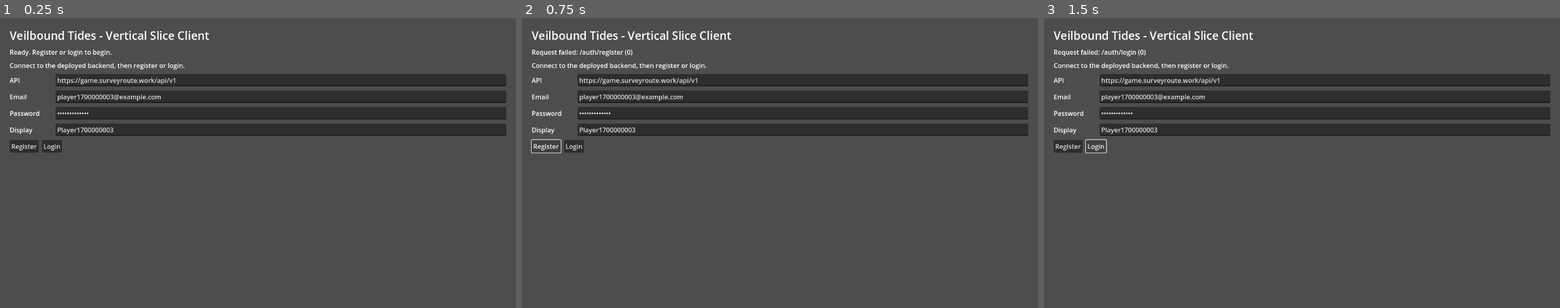
Above: before the commit, frames 1-3 (left to right).
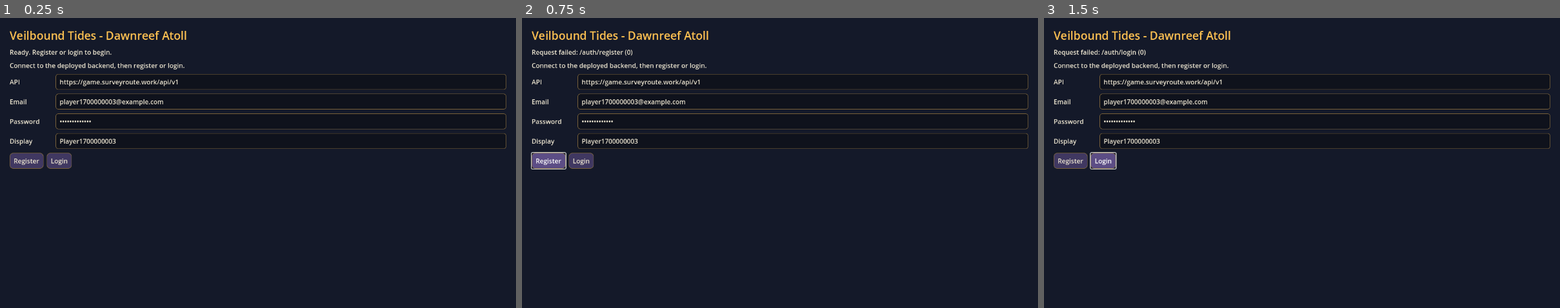
Above: after the commit, the same moments.

Repository: Fineyew/GameTesting
Game: Godot game, scene res://scenes/vertical_slice_client.tscn
Same seed, same stepped clock (60 frames per second), same inputs: the game is played once before the commit and once after it.
Inputs:
- Up to frame 1 (0.25 s): no input
- Up to frame 2 (0.75 s): click "Register" at 0.5 s
- Up to frame 3 (1.5 s): click "Login" at 1.25 s

The runs differ from the first frame. In frame 1, 98% of the frame differs, in the area x 0-100%, y 0-100%; in frame 2, 98%; in frame 3, 98%.

Commit message:
Improve Godot vertical slice visual style
Co-authored-by: Daniel <Fineyew@users.noreply.github.com>

Diff:
--- a/godot_project/scripts/ui/vertical_slice_client.gd
+++ b/godot_project/scripts/ui/vertical_slice_client.gd
@@ -11,6 +11,13 @@
 const INTERACTION_RANGE := 1.5
 const NPC_POSITION := Vector3(-3, 0.5, -1.6)
 const ENEMY_POSITION := Vector3(3, 0.5, -1.8)
+const COLOR_BG := Color(0.08, 0.10, 0.16)
+const COLOR_PANEL := Color(0.12, 0.14, 0.22, 0.94)
+const COLOR_PANEL_ACCENT := Color(0.21, 0.18, 0.32, 0.96)
+const COLOR_GOLD := Color(1.0, 0.76, 0.32)
+const COLOR_TEXT := Color(0.93, 0.90, 0.82)
+const COLOR_BUTTON := Color(0.25, 0.22, 0.38)
+const COLOR_BUTTON_HOVER := Color(0.36, 0.30, 0.52)
 
 var account := {}
 var character := {}
@@ -59,6 +66,11 @@
 
 
 func _build_ui() -> void:
+    var background := ColorRect.new()
+    background.color = COLOR_BG
+    background.set_anchors_preset(Control.PRESET_FULL_RECT)
+    add_child(background)
+
     root = VBoxContainer.new()
     root.set_anchors_preset(Control.PRESET_FULL_RECT)
     root.offset_left = 24
@@ -69,12 +81,14 @@
     add_child(root)
 
     var title := Label.new()
-    title.text = "Veilbound Tides - Vertical Slice Client"
+    title.text = "Veilbound Tides - Dawnreef Atoll"
     title.add_theme_font_size_override("font_size", 28)
+    title.add_theme_color_override("font_color", COLOR_GOLD)
     root.add_child(title)
 
     status_label = Label.new()
     status_label.autowrap_mode = TextServer.AUTOWRAP_WORD_SMART
+    status_label.add_theme_color_override("font_color", COLOR_TEXT)
     root.add_child(status_label)
 
     _build_auth_screen()
@@ -90,6 +104,7 @@
 
     var description := Label.new()
     description.text = "Connect to the deployed backend, then register or login."
+    description.add_theme_color_override("font_color", COLOR_TEXT)
     auth_screen.add_child(description)
 
     api_url_input = _line_edit(DEFAULT_API_URL, "API base URL")
@@ -118,6 +133,7 @@
 
     var description := Label.new()
     description.text = "Create the first playable character for this account."
+    description.add_theme_color_override("font_color", COLOR_TEXT)
     character_screen.add_child(description)
 
     character_name_input = _line_edit("Ari%s" % Time.get_unix_time_from_system(), "Character name")
@@ -138,6 +154,7 @@
     viewport_container.stretch = true
     viewport_container.size_flags_horizontal = Control.SIZE_EXPAND_FILL
     viewport_container.size_flags_vertical = Control.SIZE_EXPAND_FILL
+    viewport_container.add_theme_stylebox_override("panel", _style_box(Color(0.05, 0.07, 0.12), 10))
     world_screen.add_child(viewport_container)
 
     var viewport := SubViewport.new()
@@ -153,10 +170,12 @@
     var hud_title := Label.new()
     hud_title.text = "Dawnreef Field HUD"
     hud_title.add_theme_font_size_override("font_size", 22)
+    hud_title.add_theme_color_override("font_color", COLOR_GOLD)
     hud.add_child(hud_title)
 
     interaction_label = Label.new()
     interaction_label.autowrap_mode = TextServer.AUTOWRAP_WORD_SMART
+    interaction_label.add_theme_color_override("font_color", COLOR_TEXT)
     hud.add_child(interaction_label)
 
     character_summary = _rich_panel()
@@ -172,6 +191,7 @@
     var movement_hint := Label.new()
     movement_hint.text = "Move: WASD, arrow keys, or the on-screen controls."
     movement_hint.autowrap_mode = TextServer.AUTOWRAP_WORD_SMART
+    movement_hint.add_theme_color_override("font_color", COLOR_TEXT)
     hud.add_child(movement_hint)
 
     hud.add_child(_movement_pad())
@@ -235,6 +255,16 @@
     var world := Node3D.new()
     viewport.add_child(world)
 
+    var environment := WorldEnvironment.new()
+    var env := Environment.new()
+    env.background_mode = Environment.BG_COLOR
+    env.background_color = Color(0.12, 0.18, 0.28)
+    env.ambient_light_source = Environment.AMBIENT_SOURCE_COLOR
+    env.ambient_light_color = Color(0.55, 0.62, 0.78)
+    env.ambient_light_energy = 0.7
+    environment.environment = env
+    world.add_child(environment)
+
     var light := DirectionalLight3D.new()
     light.rotation_degrees = Vector3(-55, 35, 0)
     light.light_energy = 2.0
@@ -252,6 +282,17 @@
     ground.mesh = plane
     ground.material_override = _material(Color(0.24, 0.45, 0.34))
     world.add_child(ground)
+
+    _add_box_prop(world, "Glimmerdeep Water", Vector3(0, -0.04, 0), Vector3(13.0, 0.04, 13.0), Color(0.05, 0.20, 0.32))
+    _add_box_prop(world, "Dawnreef Walkway", Vector3(0, 0.02, -1.65), Vector3(7.2, 0.05, 0.8), Color(0.78, 0.64, 0.42))
+    _add_box_prop(world, "Lantern Well Base", Vector3(0, 0.18, -1.65), Vector3(1.2, 0.34, 1.2), Color(0.32, 0.30, 0.38))
+    _add_box_prop(world, "Lantern Well Light", Vector3(0, 0.85, -1.65), Vector3(0.42, 0.9, 0.42), Color(1.0, 0.78, 0.25))
+
+    for offset in [-4.8, -4.1, 4.1, 4.8]:
+        _add_box_prop(world, "Sunthread Reeds", Vector3(offset, 0.35, 1.7), Vector3(0.16, 0.7, 0.16), Color(0.86, 0.68, 0.30))
+
+    _add_box_prop(world, "Blue Veil Crystal", Vector3(-2.2, 0.55, 2.4), Vector3(0.32, 1.1, 0.32), Color(0.32, 0.75, 1.0))
+    _add_box_prop(world, "Violet Veil Crystal", Vector3(2.2, 0.45, 2.1), Vector3(0.28, 0.9, 0.28), Color(0.72, 0.44, 1.0))
 
     player_marker = _add_marker(world, "Player", Vector3(0, 0.7, 0), Color(0.3, 0.65, 1.0), CapsuleMesh.new())
     _add_marker(world, "Mara NPC", NPC_POSITION, Color(1.0, 0.78, 0.25), SphereMesh.new())
@@ -276,6 +317,17 @@
     return marker
 
 
+func _add_box_prop(world: Node3D, prop_name: String, position: Vector3, scale_value: Vector3, color: Color) -> MeshInstance3D:
+    var prop := MeshInstance3D.new()
+    prop.name = prop_name
+    prop.position = position
+    prop.scale = scale_value
+    prop.mesh = BoxMesh.new()
+    prop.material_override = _material(color)
+    world.add_child(prop)
+    return prop
+
+
 func _material(color: Color) -> StandardMaterial3D:
     var material := StandardMaterial3D.new()
     material.albedo_color = color
@@ -288,6 +340,10 @@
     input.text = text
     input.placeholder_text = placeholder
     input.size_flags_horizontal = Control.SIZE_EXPAND_FILL
+    input.add_theme_stylebox_override("normal", _style_box(Color(0.06, 0.07, 0.11), 6))
+    input.add_theme_stylebox_override("focus", _style_box(Color(0.10, 0.11, 0.18), 6))
+    input.add_theme_color_override("font_color", COLOR_TEXT)
+    input.add_theme_color_override("font_placeholder_color", Color(0.65, 0.62, 0.58))
     return input
 
 
@@ -296,6 +352,7 @@
     var label := Label.new()
     label.text = label_text
     label.custom_minimum_size = Vector2(110, 0)
+    label.add_theme_color_override("font_color", COLOR_TEXT)
     row.add_child(label)
     row.add_child(input)
     return row
@@ -307,9 +364,31 @@
     for button_data in buttons:
         var button := Button.new()
         button.text = button_data[0]
+        _style_button(button)
         button.pressed.connect(button_data[1])
         row.add_child(button)
     return row
+
+
+func _style_button(button: Button) -> void:
+    button.add_theme_stylebox_override("normal", _style_box(COLOR_BUTTON, 8))
+    button.add_theme_stylebox_override("hover", _style_box(COLOR_BUTTON_HOVER, 8))
+    button.add_theme_stylebox_override("pressed", _style_box(Color(0.18, 0.16, 0.28), 8))
+    button.add_theme_color_override("font_color", COLOR_TEXT)
+    button.add_theme_color_override("font_hover_color", Color.WHITE)
+
+
+func _style_box(color: Color, radius: int) -> StyleBoxFlat:
+    var box := StyleBoxFlat.new()
+    box.bg_color = color
+    box.border_color = Color(0.75, 0.58, 0.28, 0.65)
+    box.set_border_width_all(1)
+    box.set_corner_radius_all(radius)
+    box.set_content_margin(SIDE_LEFT, 10)
+    box.set_content_margin(SIDE_RIGHT, 10)
+    box.set_content_margin(SIDE_TOP, 8)
+    box.set_content_margin(SIDE_BOTTOM, 8)
+    return box
 
 
 func _movement_pad() -> GridContainer:
@@ -332,6 +411,7 @@
     var button := Button.new()
     button.text = label_text
     button.custom_minimum_size = Vector2(84, 42)
+    _style_button(button)
     button.button_down.connect(func() -> void:
         touch_move = _clamp_touch_move(touch_move + direction)
     )
@@ -354,6 +434,7 @@
 func _panel_box() -> PanelContainer:
     var panel := PanelContainer.new()
     panel.visible = false
+    panel.add_theme_stylebox_override("panel", _style_box(COLOR_PANEL_ACCENT, 10))
     return panel
 
 
@@ -412,6 +493,8 @@
     panel.fit_content = true
     panel.scroll_active = true
     panel.custom_minimum_size = Vector2(0, 90)
+    panel.add_theme_stylebox_override("normal", _style_box(COLOR_PANEL, 10))
+    panel.add_theme_color_override("default_color", COLOR_TEXT)
     return panel
 
 
Not shown, changed: README.md
